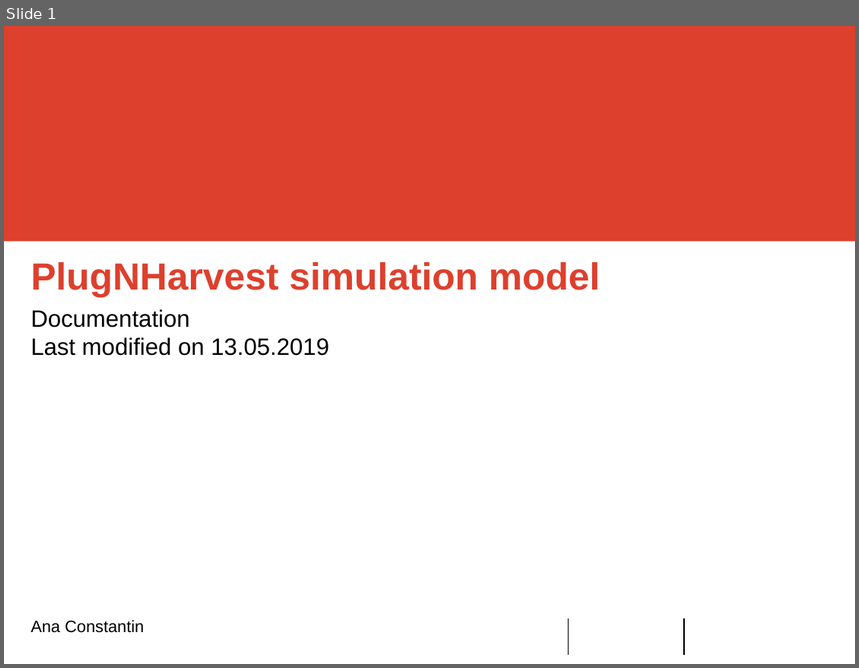
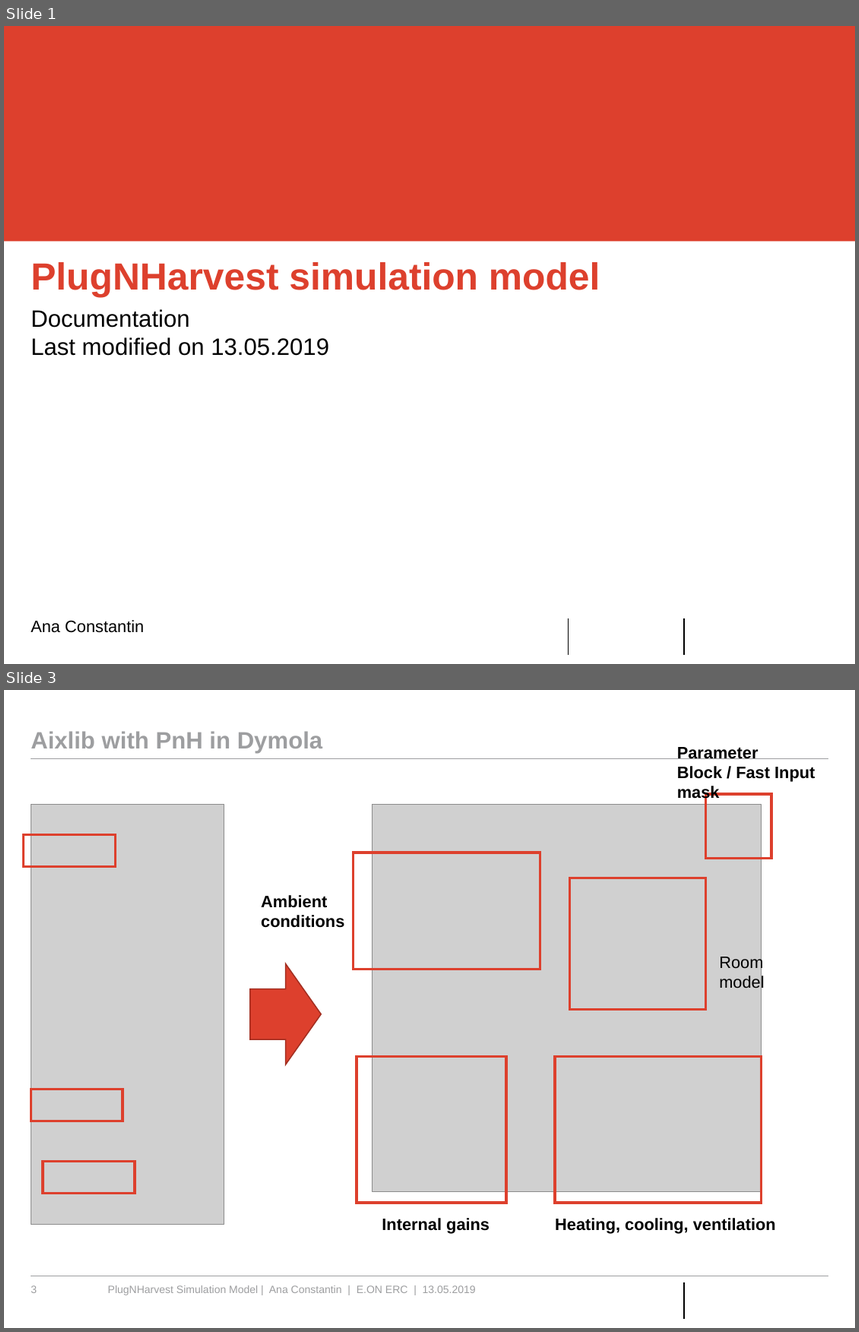
Before and after one commit to RWTH-EBC/AixLib, a slide deck: AixLib/Resources/PlugNHarvest/Presentation PlugNHarvest Model.pptx. Shown one above the other, each under a label of ours: slide 1 before the commit, slides 1 and 3 after it; the slides between them are not shown. The pictures are 859x668 and 859x1332 pixels, drawn with LibreOffice and Linux fonts; fonts in the diff are those of the drawing; grey boxes stand for pictures; background and template pictures are left out. Boxes give left, top, right and bottom in pixels: in the first picture for what was removed or moved away, otherwise in the second. Text is boxed around its words. In the diff, an @@ line names an element or a change of style, - is before the commit and + after.

```diff
--- a/AixLib/Resources/PlugNHarvest/Presentation PlugNHarvest Model.pptx
+++ b/AixLib/Resources/PlugNHarvest/Presentation PlugNHarvest Model.pptx
@@ slide 3 added at (4, 690, 855, 1328), background #FFFFFF; not listed: 1 template element that a slide beside it also shows @@
@@ title added at (31, 731, 322, 753), 20 pt, text #9D9EA0, bold @@
+Aixlib with PnH in Dymola
@@ text added at (677, 747, 815, 802), 14 pt, text #000000, bold @@
+Parameter Block / Fast Input mask
@@ line added from (31, 759) to (829, 759), #9D9EA0 0.5 pt @@
@@ rectangle added at (706, 794, 772, 859), outline #DD402D 2.25 pt @@
@@ picture added at (31, 804, 224, 1224) @@
@@ picture added at (372, 804, 762, 1192) @@
@@ rectangle added at (24, 834, 116, 866), outline #DD402D 2.25 pt @@
@@ rectangle added at (353, 853, 541, 969), outline #DD402D 2.25 pt @@
@@ rectangle added at (570, 878, 706, 1010), outline #DD402D 2.25 pt @@
@@ text added at (261, 895, 344, 928), 14 pt, text #000000, bold @@
+Ambient
+conditions
@@ text added at (719, 955, 764, 992), 14 pt, text #000000 @@
+Room model
@@ right arrow added at (250, 964, 321, 1065), fill #DD402D, outline #A32F21 1 pt @@
@@ rectangle added at (357, 1057, 506, 1203), outline #DD402D 2.25 pt @@
@@ rectangle added at (555, 1057, 761, 1203), outline #DD402D 2.25 pt @@
@@ rectangle added at (31, 1089, 123, 1121), outline #DD402D 2.25 pt @@
@@ rectangle added at (44, 1161, 135, 1193), outline #DD402D 2.25 pt @@
@@ text added at (382, 1218, 490, 1234), 14 pt, text #000000, bold @@
+Internal gains
@@ text added at (555, 1218, 776, 1234), 14 pt, text #000000, bold @@
+Heating, cooling, ventilation
@@ line added from (31, 1277) to (829, 1277), #9D9EA0 0.5 pt @@
@@ page number added at (31, 1286, 37, 1293), 9 pt, text #9D9EA0 @@
+3
@@ text added at (108, 1286, 476, 1296), 9 pt, text #9D9EA0 @@
+PlugNHarvest Simulation Model | Ana Constantin | E.ON ERC | 13.05.2019
```
Also in this commit, not shown: 21 slides changed, 2 other slides added, 1 slide removed, 1 other file.
